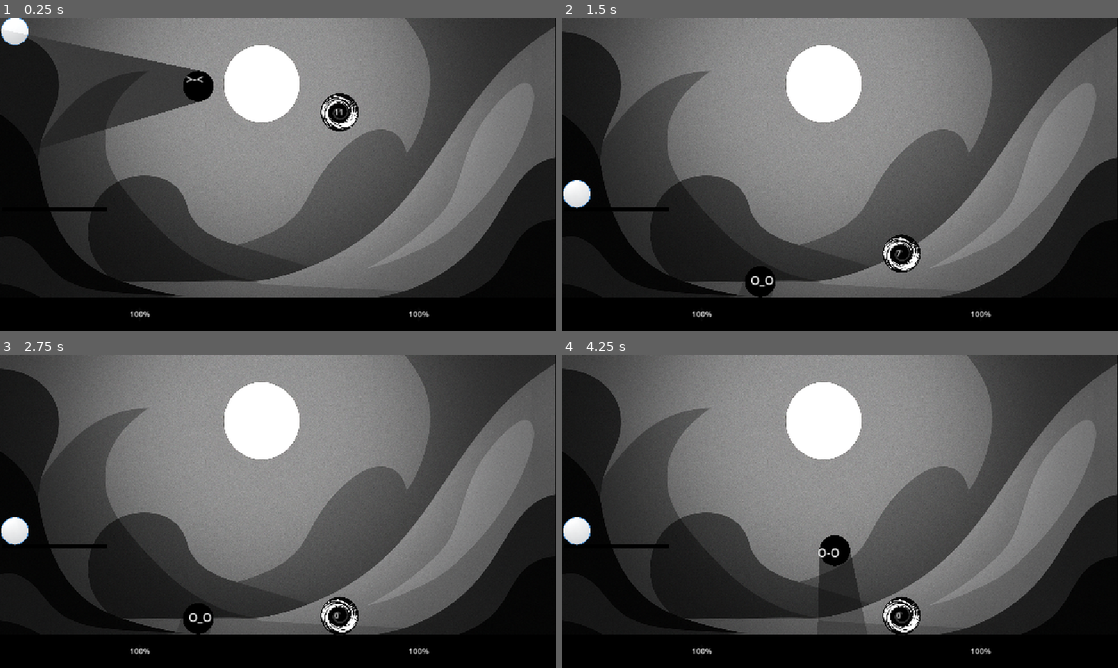
Above: before the commit, frames 1-4 (two rows, left to right).
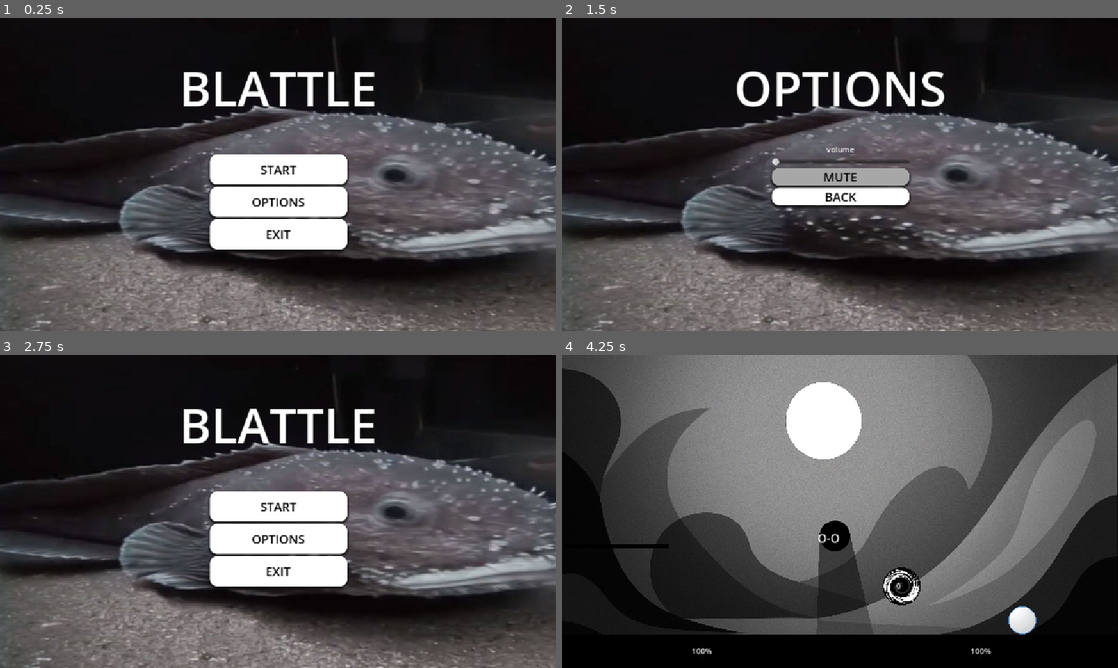
Above: after the commit, the same moments.

Repository: piperinnshall/Blattle
Game: Godot game, scene res://piper/scenes/menu/main_menu.tscn
The game is run twice, just before and just after one commit, with the same random seed, the same clock (stepped at 60 frames per second) and the same inputs. Before the commit the project starts from res://leos/scenes/testlevel.tscn.
Inputs (mouse positions are in pixels of both pictures, inside the frame that each line leads up to):
- Up to frame 1 (0.25 s): no input
- Up to frame 2 (1.5 s): click (840, 202) at 0.5 s, where only the run after the commit has a clickable "OPTIONS"; click (840, 177) at 1.25 s, where only the run after the commit has a clickable "MUTE"
- Up to frame 3 (2.75 s): click (278, 533) at 2 s, where only the run after the commit has a clickable "BACK"
- Up to frame 4 (4.25 s): click (840, 505) at 2.75 s, where only the run after the commit has a clickable "START"; tap Enter (ui_accept) at 3.5 s; move the mouse to (962, 495) at 3.52 s; hold D (right) from 3.53 s (still down); click (962, 495) at 3.6 s; tap W (jump) at 3.77 s

The runs differ from the first frame. In frame 1, 85% of the frame differs, in the area x 0-100%, y 0-100%; in frame 2, 84%; in frame 3, 85%; in frame 4, 2.6%.
Error in both runs: Invalid assignment of property or key 'text' with value of type 'String' on a base object of type 'null instance'. (res://scripts/deathMenu.gd:42)

Commit message:
chore: Backup for leo

Diff:
--- a/audio.gd
+++ b/audio.gd
@@ -6,30 +6,33 @@
 
 func _ready() -> void:
 	music_player = AudioStreamPlayer.new()
-	music_player.bus = "Master"  # Or your music bus
+	music_player.bus = "Music"
 	music_player.autoplay = false
-	music_player.stream_paused = false
 	add_child(music_player)
+
+	var master_bus = AudioServer.get_bus_index("Music")
+	last_volume_db = AudioServer.get_bus_volume_db(master_bus)
 
 func play_music(music_stream: AudioStream) -> void:
 	if music_stream:
-		# Enable looping on the AudioStream resource
-		music_stream.loop = true
+		if "loop" in music_stream:
+			music_stream.loop = true
 		music_player.stream = music_stream
 		music_player.play()
 
 func toggle_mute() -> void:
 	is_muted = !is_muted
-	var master_bus = AudioServer.get_bus_index("Master")
+	var master_bus = AudioServer.get_bus_index("Music")
 	if is_muted:
 		last_volume_db = AudioServer.get_bus_volume_db(master_bus)
-		AudioServer.set_bus_volume_db(master_bus, -80)  # Mute (silence)
+		AudioServer.set_bus_volume_db(master_bus, -80)
 	else:
 		AudioServer.set_bus_volume_db(master_bus, last_volume_db)
 
 func set_volume(value: float) -> void:
-	var db = linear_to_db(value)
-	var master_bus = AudioServer.get_bus_index("Master")
+	var normalized_value = clamp(value / 100.0, 0.0, 1.0)
+	var db = linear_to_db(normalized_value)
+	var master_bus = AudioServer.get_bus_index("Music")
 	AudioServer.set_bus_volume_db(master_bus, db)
 	if not is_muted:
 		last_volume_db = db
--- a/leos/assets/default_bus_layout.tres
+++ b/leos/assets/default_bus_layout.tres
@@ -7,3 +7,9 @@
 bus/1/bypass_fx = false
 bus/1/volume_db = 0.0
 bus/1/send = &"Master"
+bus/2/name = &"Music"
+bus/2/solo = false
+bus/2/mute = false
+bus/2/bypass_fx = false
+bus/2/volume_db = 0.0
+bus/2/send = &"Master"
--- a/leos/scenes/testlevel.tscn
+++ b/leos/scenes/testlevel.tscn
@@ -135,6 +135,7 @@
 size_flags_horizontal = 6
 
 [node name="Player2" parent="." instance=ExtResource("8_ivy6k")]
+position = Vector2(953, 105)
 input_left = "player2left"
 input_right = "player2right"
 input_jump = "player2jump"
--- a/piper/scripts/character/player.gd
+++ b/piper/scripts/character/player.gd
@@ -20,5 +20,5 @@
 func get_light_input() -> bool:
 	return Input.is_action_just_pressed(input_light)
 
-func _get_heavy_input() -> bool:
+func get_heavy_input() -> bool:
 	return Input.is_action_just_pressed(input_heavy)
--- a/piper/scripts/menu/main_menu.gd
+++ b/piper/scripts/menu/main_menu.gd
@@ -1,4 +1,8 @@
 extends Control
+
+func _ready() -> void:
+	var music_stream = load("res://piper/scenes/menu/trending-vlogs-background-music-384737.mp3")
+	Audio.play_music(music_stream)
 
 func _on_start_pressed() -> void:
 	get_tree().change_scene_to_file("res://leos/scenes/testlevel.tscn")
--- a/piper/scripts/menu/options_menu.gd
+++ b/piper/scripts/menu/options_menu.gd
@@ -4,7 +4,7 @@
 	get_tree().change_scene_to_file("res://piper/scenes/menu/main_menu.tscn")
 
 func _on_mute_pressed() -> void:
-	pass # Replace with function body.
+	Audio.toggle_mute()
 
 func _on_h_slider_value_changed(value: float) -> void:
-	pass # Replace with function body.
+	Audio.set_volume(value)
--- a/project.godot
+++ b/project.godot
@@ -11,7 +11,7 @@
 [application]
 
 config/name="Blattle"
-run/main_scene="uid://b2i3pr2ejrmkd"
+run/main_scene="uid://c41xbgmicjshj"
 config/features=PackedStringArray("4.4", "Forward Plus")
 
 [audio]
Not shown, added: piper/scenes/menu/trending-vlogs-background-music-384737.mp3.import
Not shown, added: piper/scenes/menu/trending-vlogs-background-music-384737.mp3
